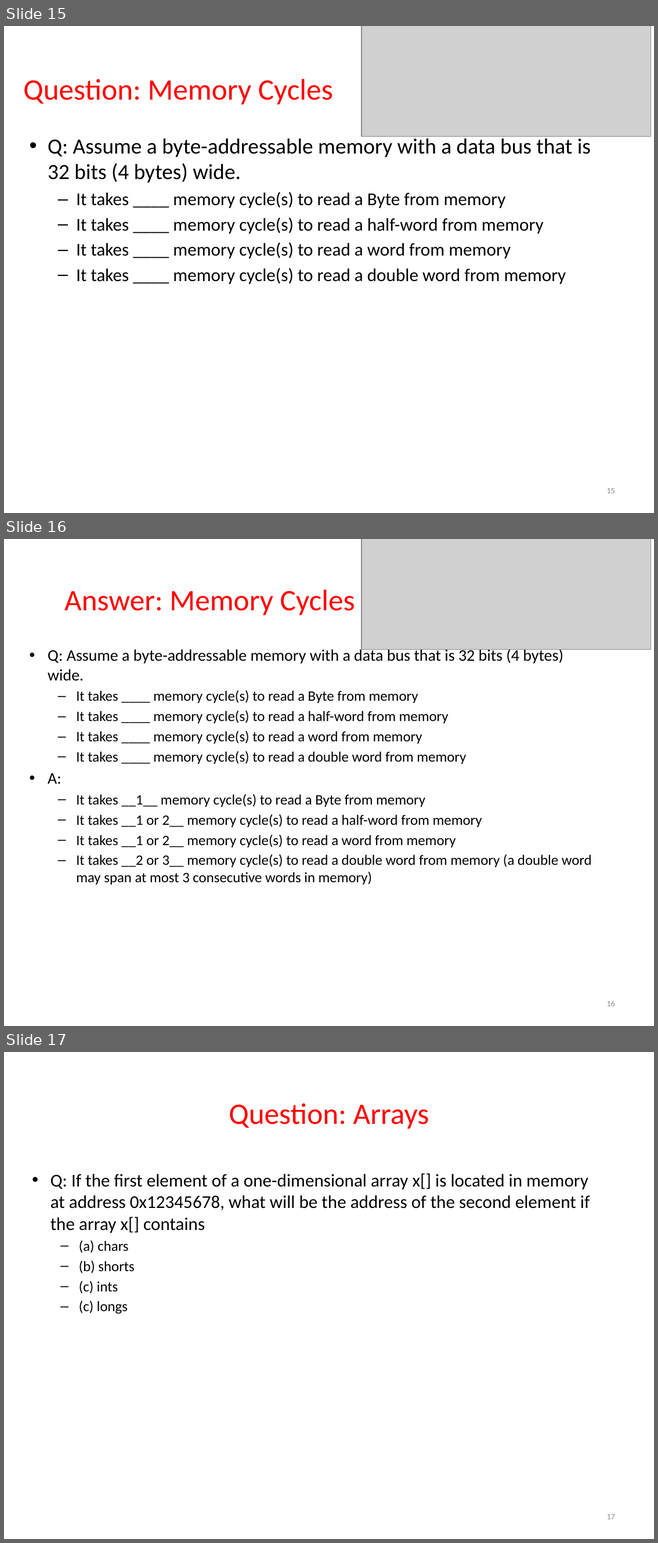
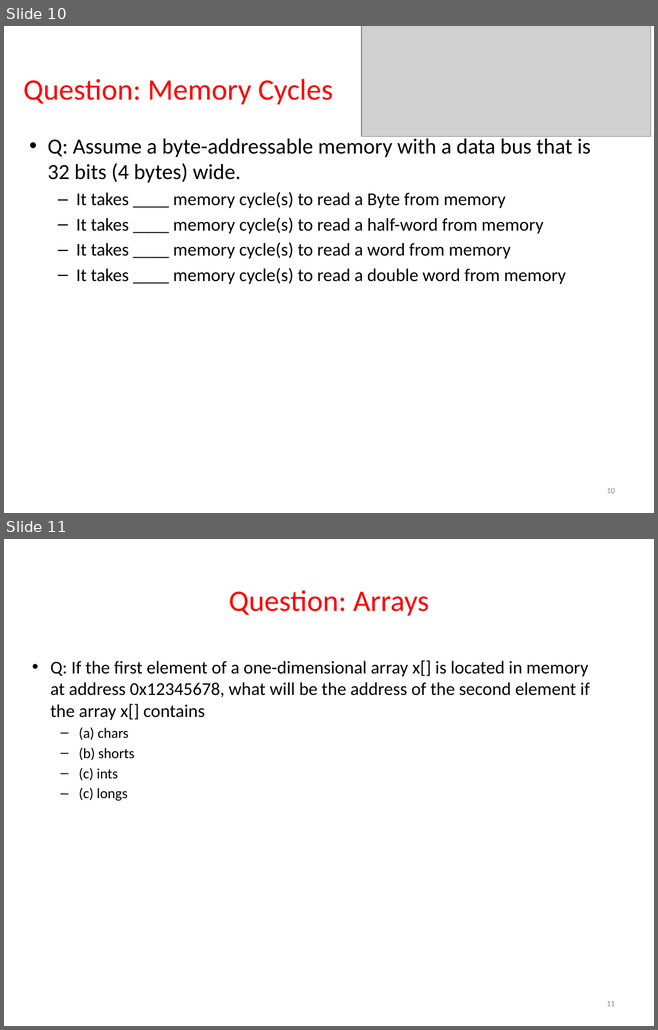
Before and after one commit to guhofstra/CSC111Fa25, a slide deck: PPTs/L2 ComputerOrganization Exercises.pptx. Shown one above the other, each under a label of ours: slides 15, 16 and 17 before the commit, slides 10 and 11 after it. The pictures are 658x1543 and 658x1030 pixels, drawn with LibreOffice and Linux fonts; fonts in the diff are those of the drawing; grey boxes stand for pictures. Boxes give left, top, right and bottom in pixels: in the first picture for what was removed or moved away, otherwise in the second. Text is boxed around its words. In the diff, an @@ line names an element or a change of style, - is before the commit and + after.

```diff
--- a/PPTs/L2 ComputerOrganization Exercises.pptx
+++ b/PPTs/L2 ComputerOrganization Exercises.pptx
@@ slide 16 removed at (x1=4, y1=539, x2=654, y2=1026), background #FFFFFF @@
@@ picture removed at (x1=361, y1=539, x2=650, y2=649) @@
@@ title removed at (x1=64, y1=589, x2=355, y2=616) @@
-Answer: Memory Cycles
@@ text removed at (x1=48, y1=647, x2=592, y2=885) @@
-• Q: Assume a byte-addressable memory with a data bus that is 32 bits (4 bytes) wide.
-  – It takes ____ memory cycle(s) to read a Byte from memory
-  – It takes ____ memory cycle(s) to read a half-word from memory
-  – It takes ____ memory cycle(s) to read a word from memory
-  – It takes ____ memory cycle(s) to read a double word from memory
-• A:
-  – It takes __1__ memory cycle(s) to read a Byte from memory
-  – It takes __1 or 2__ memory cycle(s) to read a half-word from memory
-  – It takes __1 or 2__ memory cycle(s) to read a word from memory
-  – It takes __2 or 3__ memory cycle(s) to read a double word from memory (a double word may span at most 3 consecutive words in memory)
@@ page number removed at (x1=607, y1=1001, x2=615, y2=1006) @@
-16
@@ what was slide 15 is now slide 10 @@
@@ page number at (x1=607, y1=488, x2=615, y2=493): text changed @@
-15
+10
@@ what was slide 17 is now slide 11 @@
@@ page number at (x1=607, y1=1001, x2=615, y2=1006): text changed @@
-17
+11
```
Also in this commit, not shown: 6 other slides removed, 43 other files.
